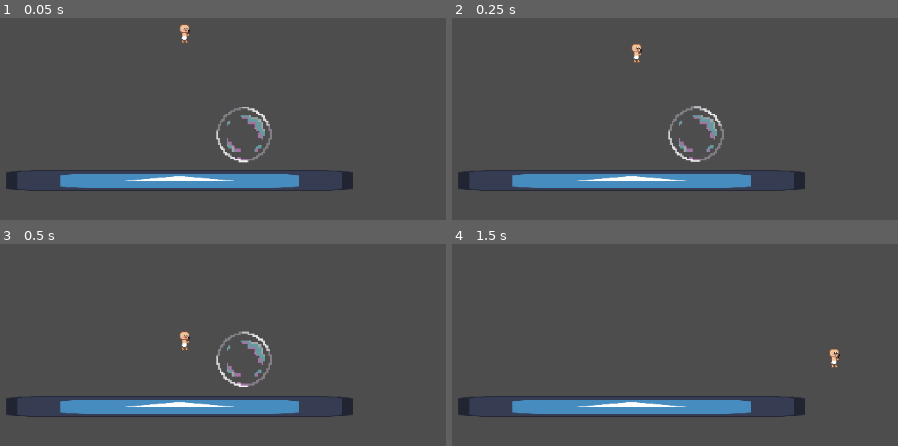
Above: before the commit, frames 1-4 (two rows, left to right).
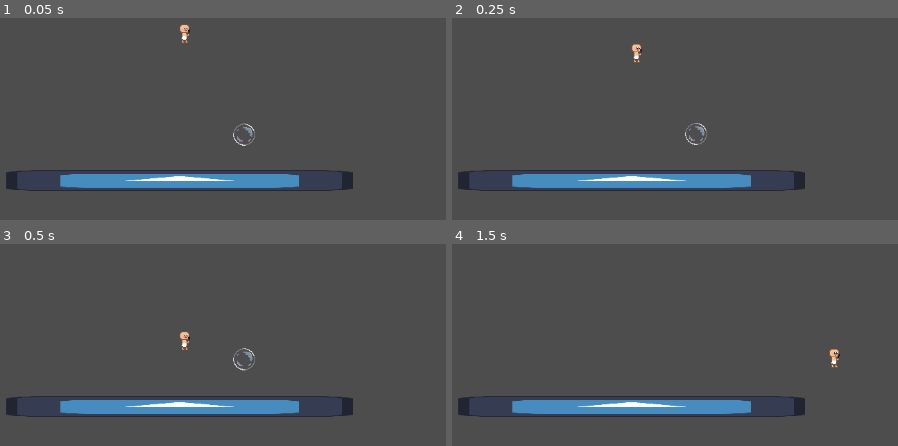
Above: after the commit, the same moments.

Repository: Konillon/GGJ25_Godot
Game: Godot game, scene res://scenes/sandbox.tscn
Two runs of this game, one before a commit and one after it. Both use one fixed random seed, a clock stepped at 60 frames per second and the inputs below. The engine's default icon, where the game draws it, is replaced by a stand-in: a white triangle on a blue panel in a dark square.
Inputs:
- Up to frame 1 (0.05 s): no input
- Up to frame 2 (0.25 s): no input
- Up to frame 3 (0.5 s): no input
- Up to frame 4 (1.5 s): hold Right (right) from 0.53 s (still down); tap X (jump) at 0.77 s

The runs differ from the first frame. In frame 1, 1.1% of the frame differs, in the area x 48-61%, y 44-72%; in frame 2, 1.1%; in frame 3, 1.1%, in the area x 48-61%, y 43-71%; in frame 4, nothing differs.

Commit message:
fix bubble scale

Diff:
--- a/entities/bubble.tscn
+++ b/entities/bubble.tscn
@@ -12,7 +12,6 @@
 shape = SubResource("CircleShape2D_ninxx")
 
 [node name="Sprite2D" type="Sprite2D" parent="."]
-scale = Vector2(2.5, 2.5)
 texture = ExtResource("2_mnl0g")
 
 [connection signal="body_entered" from="." to="." method="_on_body_entered"]
